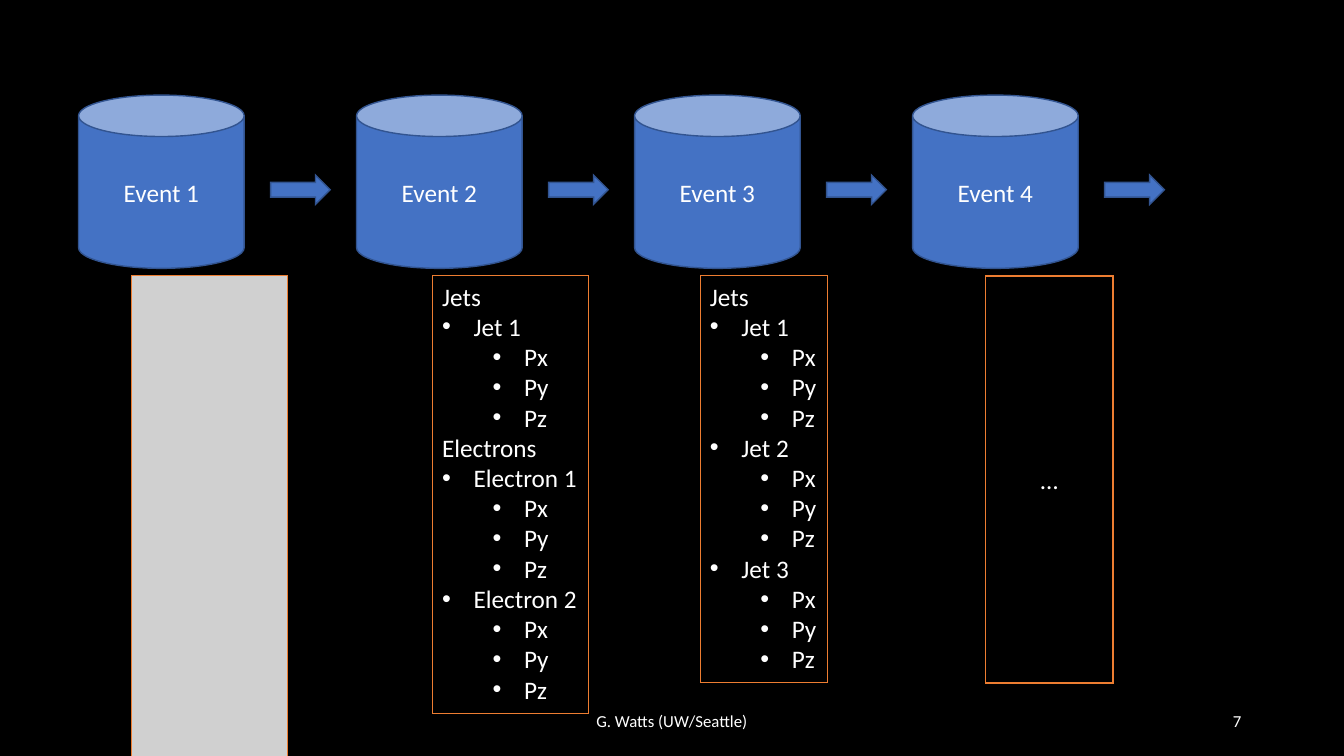
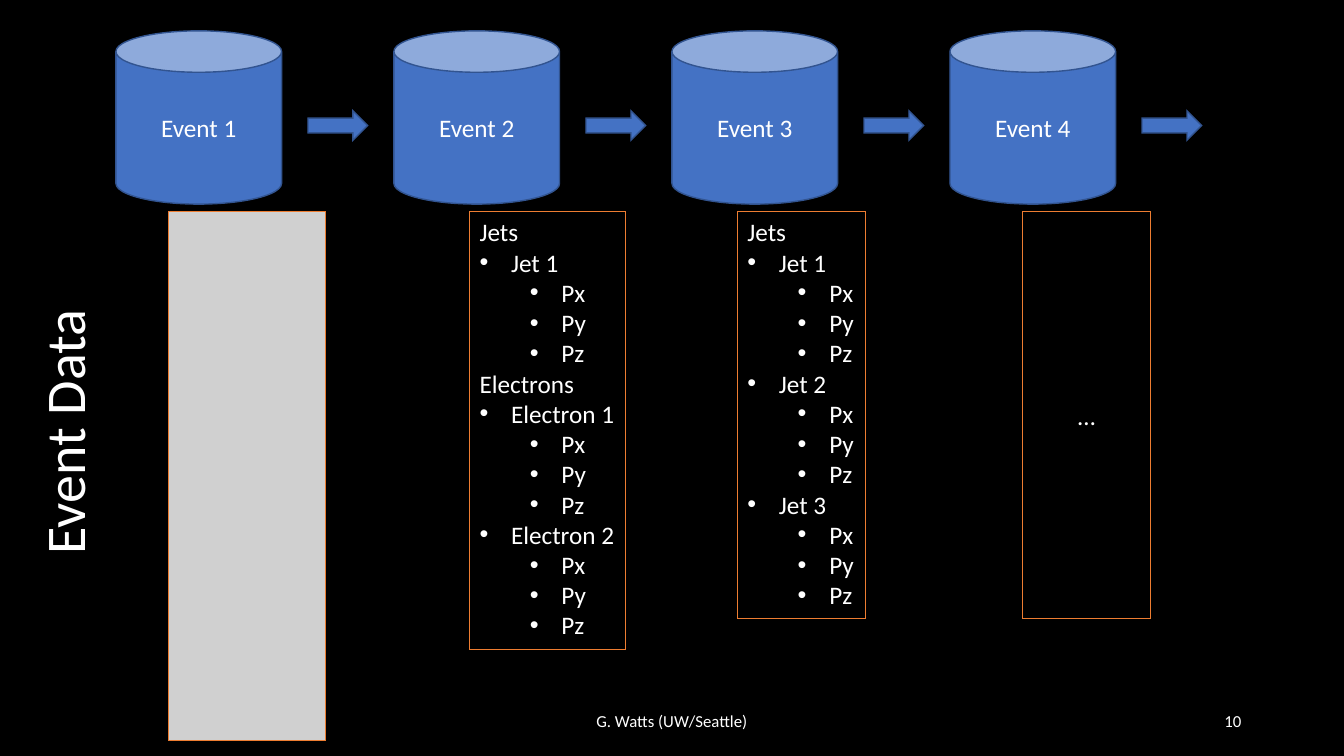
Before and after one commit to iris-hep/agc-workshop-2022-servicex, a slide deck: slide 10 of servicex.pptx (slide 7 before the commit). Drawn at 1344x756 pixels with LibreOffice and Linux fonts; fonts in the diff are those of the drawing; grey boxes stand for pictures. Boxes give left, top, right and bottom in pixels: in the first picture for what was removed or moved away, otherwise in the second. Text is boxed around its words. In the diff, an @@ line names an element or a change of style, - is before the commit and + after.

```diff
--- a/servicex.pptx
+++ b/servicex.pptx
@@ 2 cylinders, 2 right arrows: place and size @@
-2 cylinders, 2 right arrows at (270,95,1078,268)
+2 cylinders, 2 right arrows at (309,31,1115,205)
@@ 3 rectangles, 2 cylinders, 2 right arrows, 1 picture: place and size @@
-3 rectangles, 2 cylinders, 2 right arrows, 1 picture at (79,95,1165,756)
+3 rectangles, 2 cylinders, 2 right arrows, 1 picture at (116,31,1202,741)
@@ text added at (32,320,100,550), 40 pt, text #FFFFFF @@
+Event Data
@@ page number at (1224,716,1241,727): text changed @@
-7
+10
```
Also in this commit, not shown: 8 other slides changed, 15 slides added, 2 slides removed, 2 other files.
